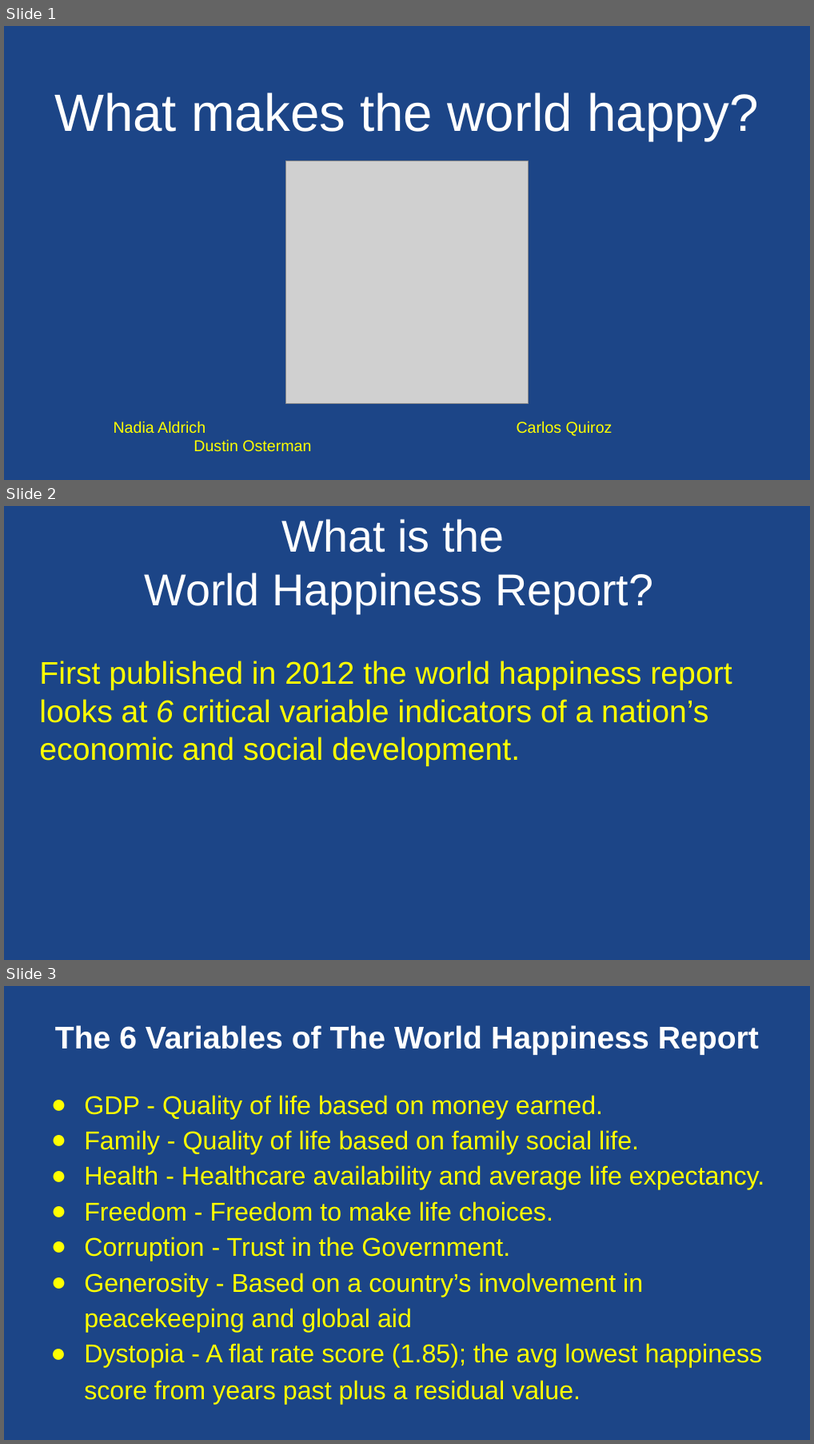
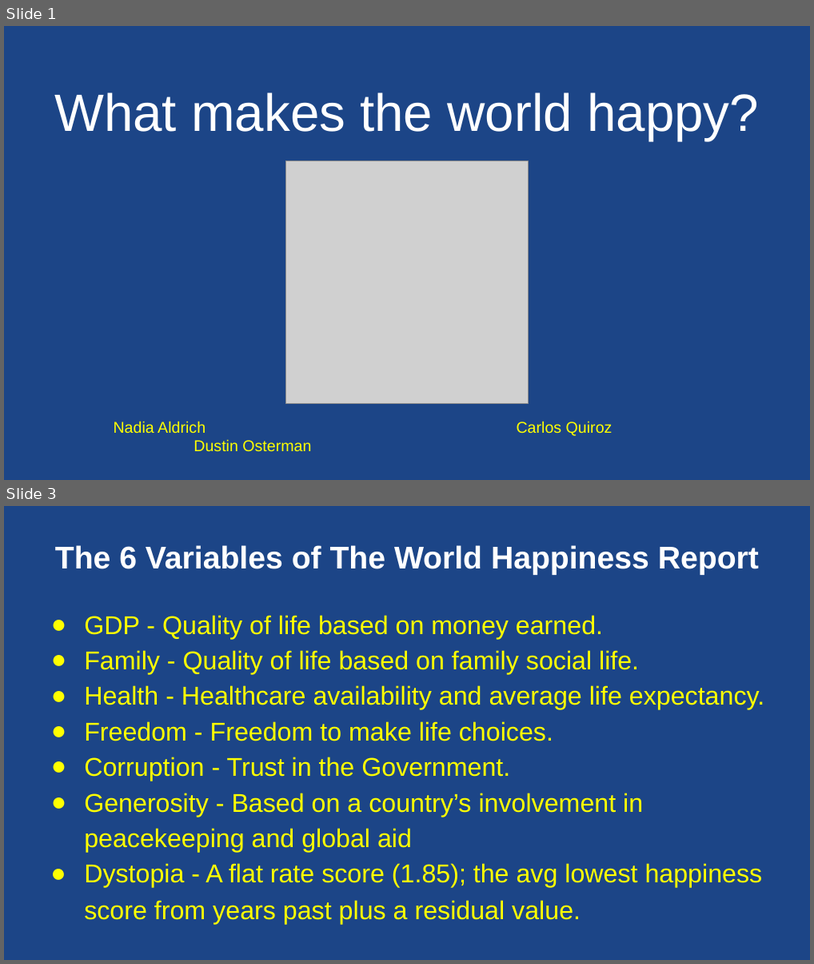
Before and after one commit to cquiroz31/G1_Project_1, a slide deck: Project 1 .pptx. Shown one above the other, each under a label of ours: slides 1, 2 and 3 before the commit, slides 1 and 3 after it; the slides between them are not shown. The pictures are 814x1444 and 814x964 pixels, drawn with LibreOffice and Linux fonts; fonts in the diff are those of the drawing; grey boxes stand for pictures. Boxes give left, top, right and bottom in pixels: in the first picture for what was removed or moved away, otherwise in the second. Text is boxed around its words. In the diff, an @@ line names an element or a change of style, - is before the commit and + after.

```diff
--- a/Project 1 .pptx
+++ b/Project 1 .pptx
@@ slide 2 removed at [4, 506, 810, 960], background #1C4587 @@
@@ title removed at [144, 519, 654, 613] @@
-What is the
-World Happiness Report?
@@ subtitle removed at [39, 660, 732, 766] @@
-First published in 2012 the world happiness report looks at 6 critical variable indicators of a nation’s economic and social development.
```
Also in this commit, not shown: 4 slides changed, 1 slide added.
